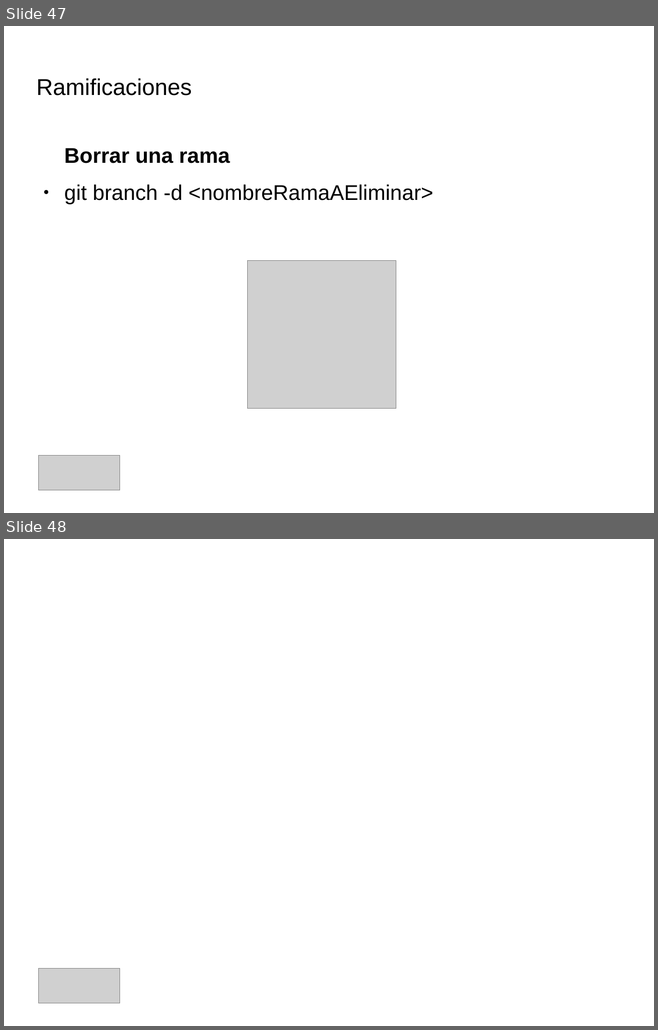
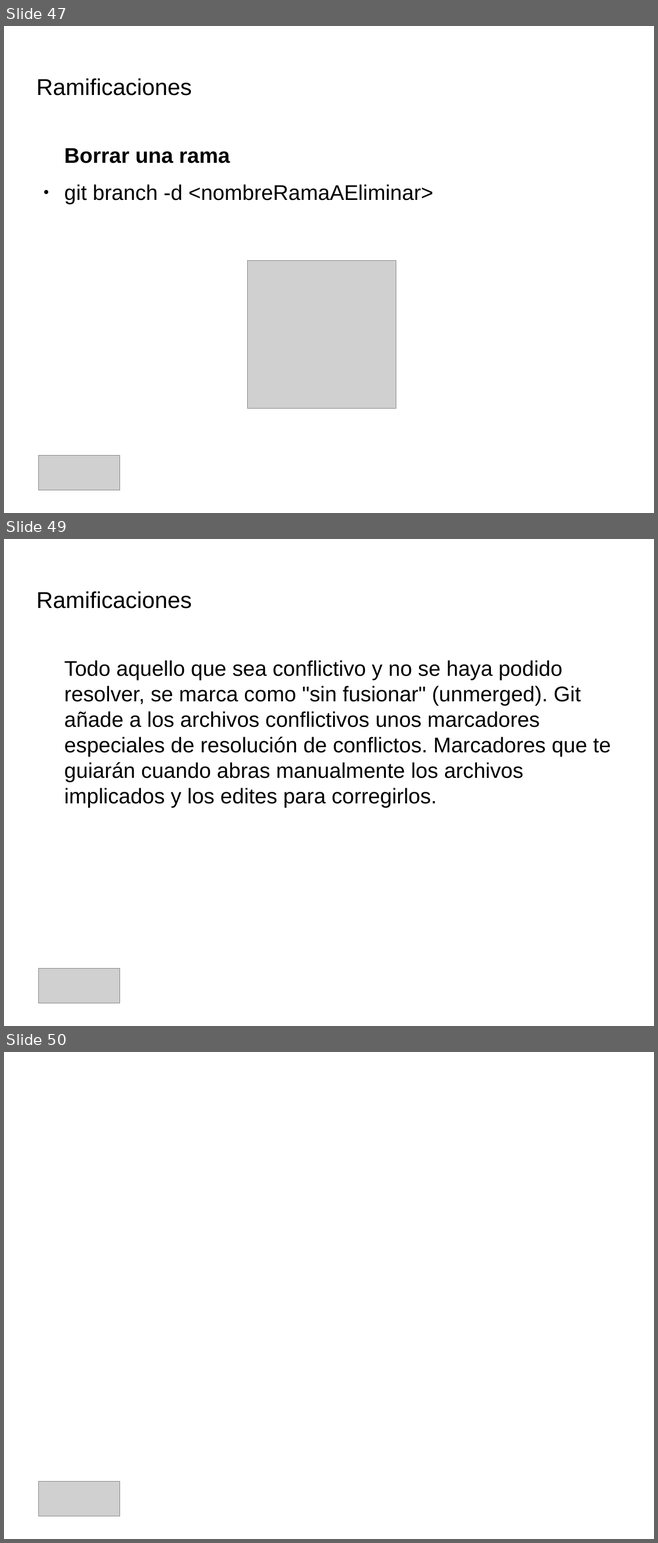
Before and after one commit to IllanPedro/Hardware, a slide deck: CursoGIT,GITHUB,SOURCETREE/Precentacion_Git.odp. Shown one above the other, each under a label of ours: slides 47 and 48 before the commit, slides 47, 49 and 50 after it; the slides between them are not shown. The pictures are 658x1030 and 658x1543 pixels, drawn with LibreOffice and Linux fonts; fonts in the diff are those of the drawing; grey boxes stand for pictures; background and template pictures are left out. Boxes give left, top, right and bottom in pixels: in the first picture for what was removed or moved away, otherwise in the second. Text is boxed around its words. In the diff, an @@ line names an element or a change of style, - is before the commit and + after.

```diff
--- a/CursoGIT,GITHUB,SOURCETREE/Precentacion_Git.odp
+++ b/CursoGIT,GITHUB,SOURCETREE/Precentacion_Git.odp
@@ slide 49 added at <box>4,539,654,1026</box>, background picture (left out) @@
@@ title added at <box>36,591,192,609</box>, 28 pt, text #000000 @@
+Ramificaciones
@@ text added at <box>64,660,611,808</box>, 26 pt, text #000000 @@
+Todo aquello que sea conflictivo y no se haya podido resolver, se marca como "sin fusionar" (unmerged). Git añade a los archivos conflictivos unos marcadores especiales de resolución de conflictos. Marcadores que te guiarán cuando abras manualmente los archivos implicados y los edites para corregirlos.
@@ picture added at <box>39,969,120,1004</box> @@
@@ what was slide 48 is now slide 50 @@
```
Also in this commit, not shown: 4 other slides added, 1 other file.
